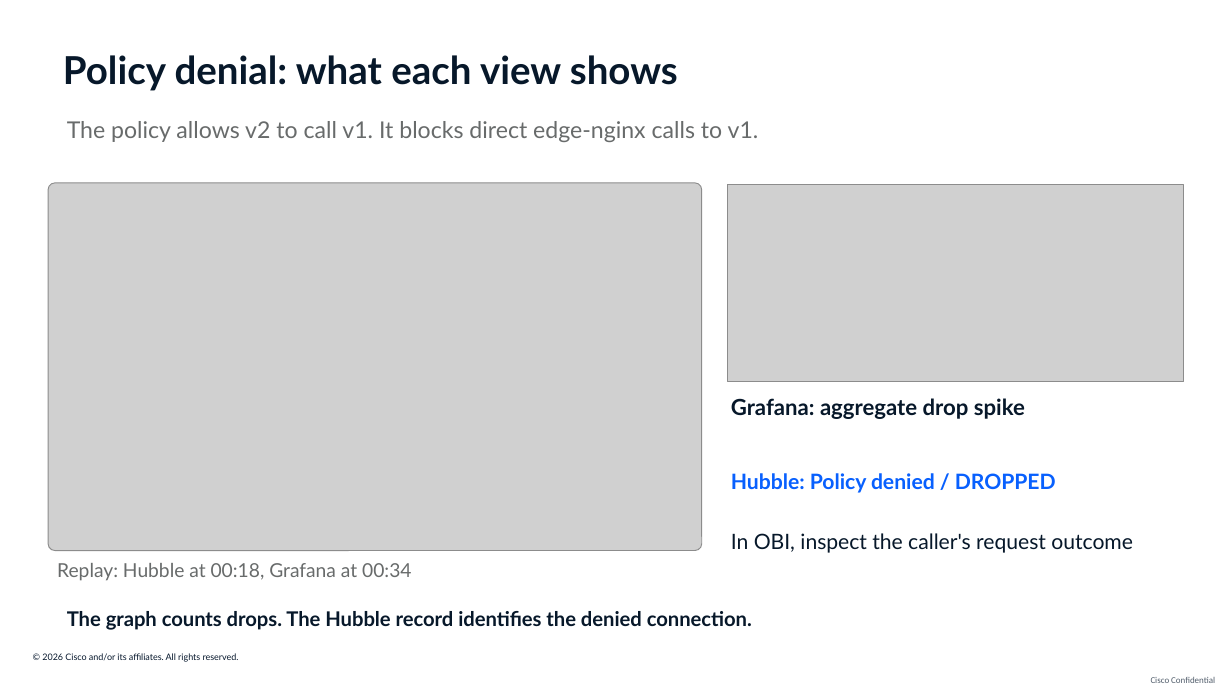
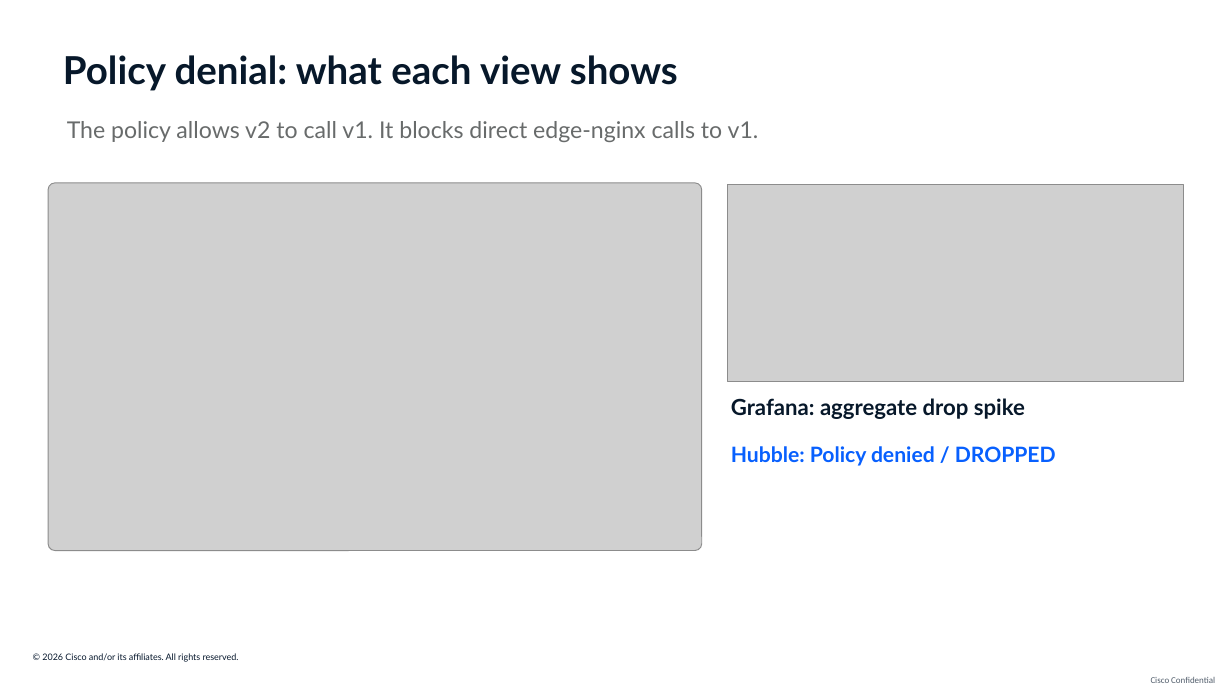
Before and after one commit to ajimenez1503/cilium-obi-demo, a slide deck: slide 21 of slides/cilium-obi-session-deck-latest.pptx (slide 20 before the commit). Drawn at 1232x693 pixels with LibreOffice and Linux fonts; fonts in the diff are those of the drawing; grey boxes stand for pictures; background and template pictures are left out. Boxes give left, top, right and bottom in pixels: in the first picture for what was removed or moved away, otherwise in the second. Text is boxed around its words. In the diff, an @@ line names an element or a change of style, - is before the commit and + after.

Commit message:
Clarify OBI and rebalance demo recordings

```diff
--- a/slides/cilium-obi-session-deck-latest.pptx
+++ b/slides/cilium-obi-session-deck-latest.pptx
@@ text "Hubble: Policy denied / DROPPED": place and size @@
-text "Hubble: Policy denied / DROPPED" at bbox=[731, 473, 1056, 493]
+text "Hubble: Policy denied / DROPPED" at bbox=[731, 446, 1056, 466]
@@ text removed at bbox=[731, 533, 1133, 553] @@
-In OBI, inspect the caller's request outcome
@@ text removed at bbox=[57, 563, 411, 581] @@
-Replay: Hubble at 00:18, Grafana at 00:34
@@ text removed at bbox=[67, 611, 752, 630] @@
-The graph counts drops. The Hubble record identifies the denied connection.
```
Also in this commit, not shown: 11 other slides changed, 9 other files.
